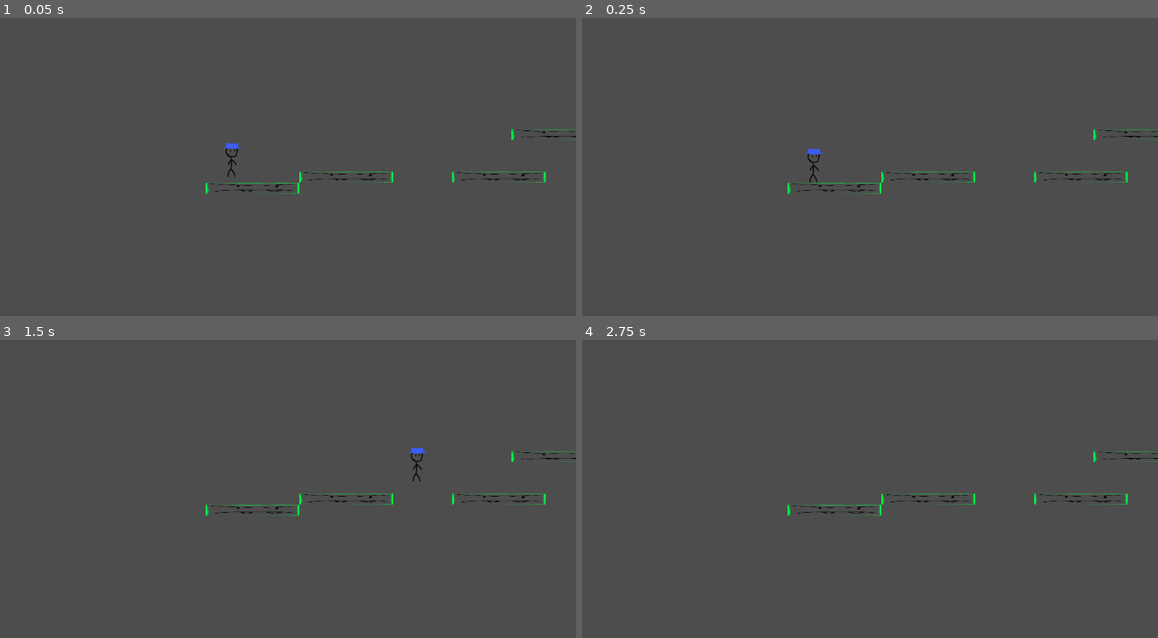
Above: before the commit, frames 1-4 (two rows, left to right).
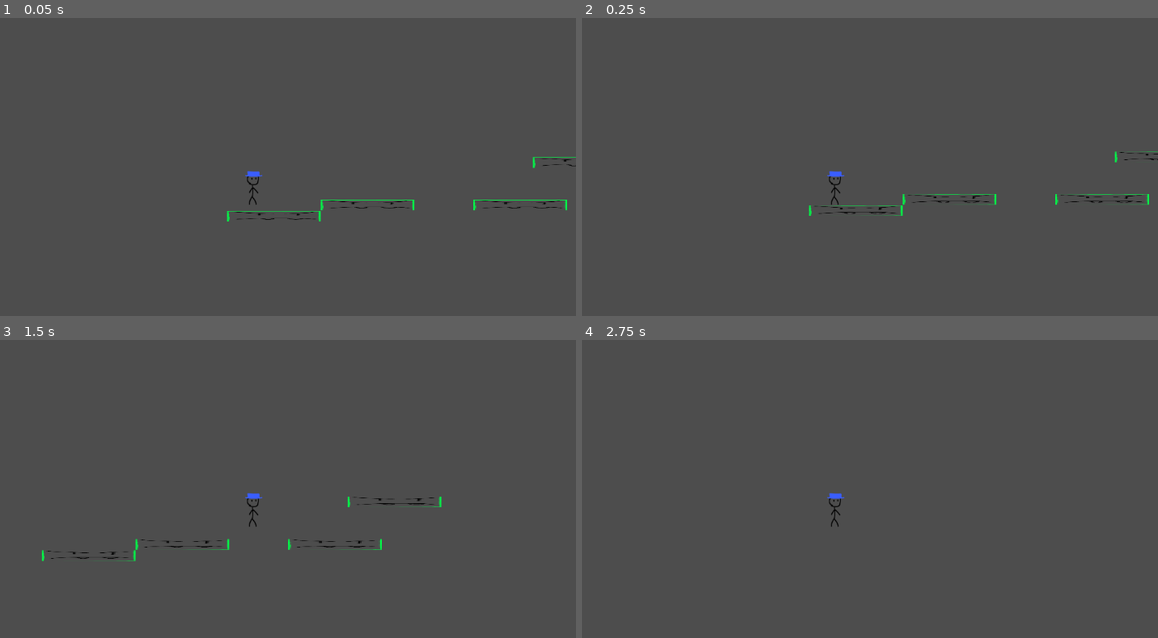
Above: after the commit, the same moments.

Repository: 1054009/2D_PlatformerTest
Game: Godot game, scene res://scenes/test_level.tscn
Two runs of this game, one before a commit and one after it. Both use one fixed random seed, a clock stepped at 60 frames per second and the inputs below.
Inputs:
- Up to frame 1 (0.05 s): no input
- Up to frame 2 (0.25 s): no input
- Up to frame 3 (1.5 s): tap Enter at 0.5 s; hold Shift (MOVE_FAST) 0.53-1.28 s; hold D (MOVE_RIGHT) from 0.53 s (still down); tap Space (MOVE_JUMP) at 0.77 s; tap Shift (MOVE_FAST) at 1.35 s
- Up to frame 4 (2.75 s): tap Space (MOVE_JUMP) at 1.52 s; release D (MOVE_RIGHT) at 2.03 s; hold A (MOVE_LEFT) from 2.03 s (still down); hold Shift (MOVE_FAST) from 2.03 s (still down)

The runs differ from the first frame. In frame 1, 1.1% of the frame differs, in the area x 35-100%, y 37-69%; in frame 2, 1.1%, in the area x 35-100%, y 37-67%; in frame 3, 1.1%; in frame 4, 0.6%.

Commit message:
Attach camera to player

Diff:
--- a/src/scenes/test_level.tscn
+++ b/src/scenes/test_level.tscn
@@ -64,4 +64,5 @@
 [node name="player" parent="." instance=ExtResource("1_ex6fr")]
 position = Vector2(-38, -22)
 
-[node name="Camera2D" type="Camera2D" parent="."]
+[node name="camera" type="Camera2D" parent="player"]
+position = Vector2(0, -30)
